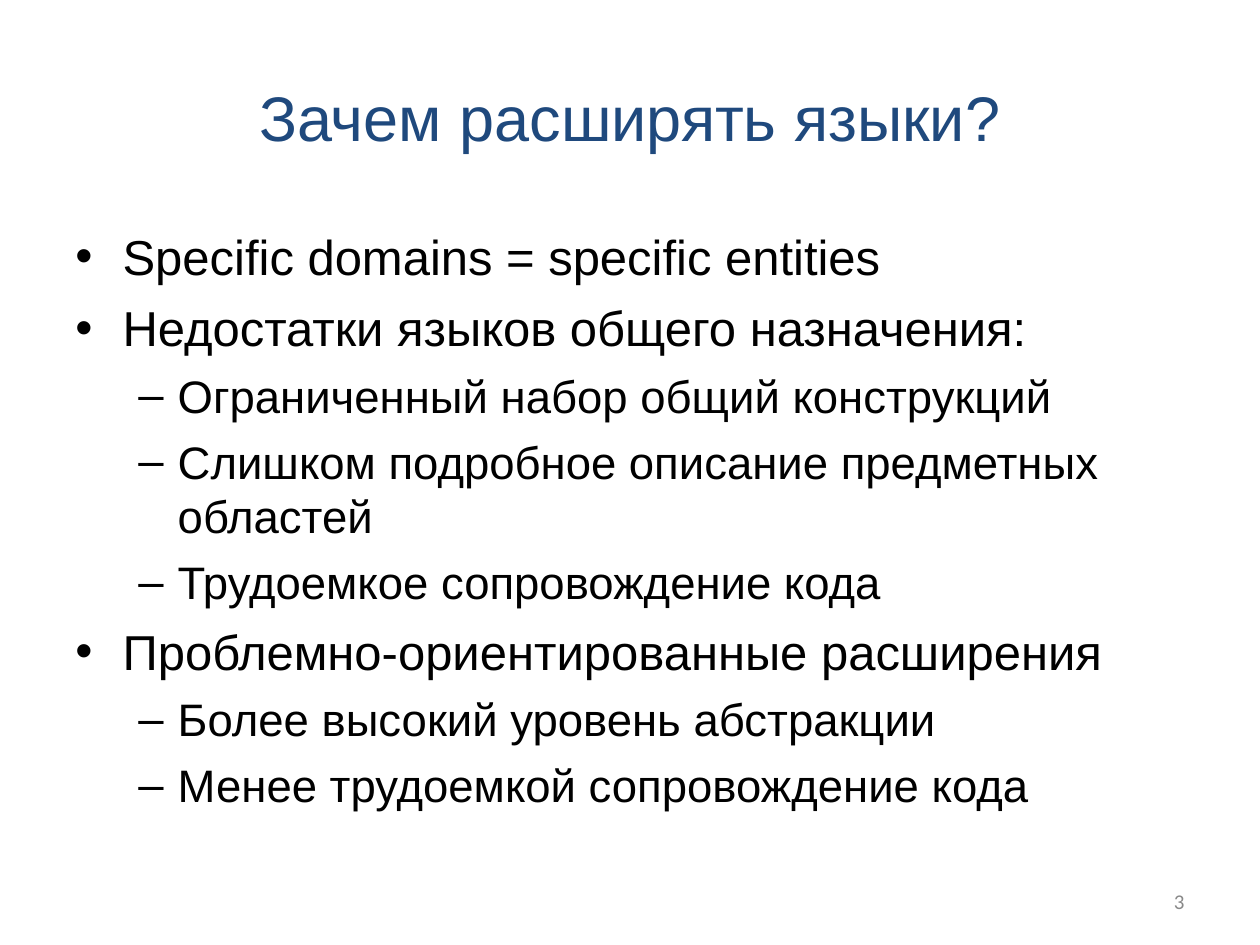
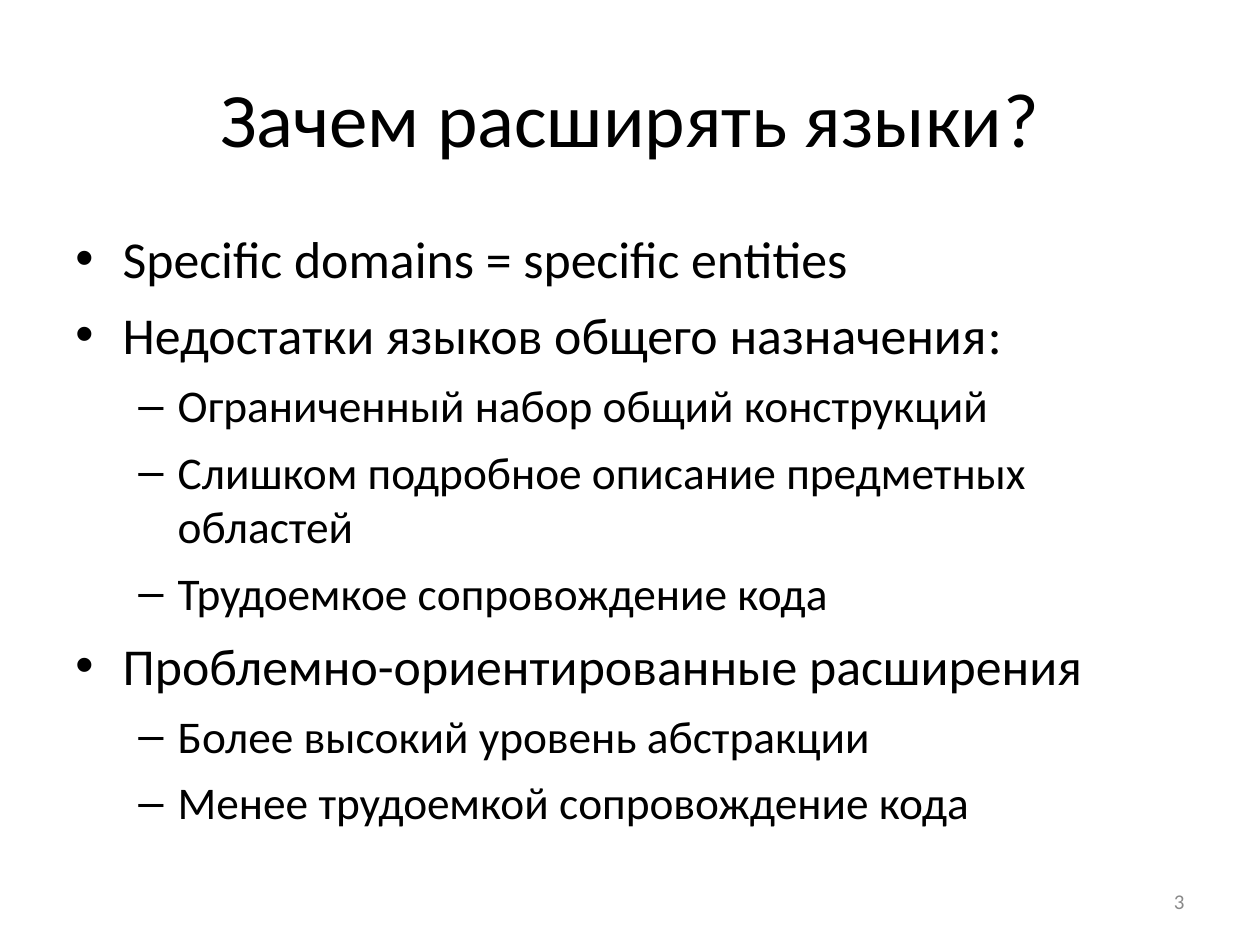
Before and after one commit to mazine/umk, a slide deck: slide 3 of presentations/01-intro.ppt. Drawn at 1260x945 pixels with LibreOffice and Linux fonts; fonts in the diff are those of the drawing. Boxes give left, top, right and bottom in pixels: in the first picture for what was removed or moved away, otherwise in the second. Text is boxed around its words. In the diff, an @@ line names an element or a change of style, - is before the commit and + after.

```diff
--- a/presentations/01-intro.ppt
+++ b/presentations/01-intro.ppt
@@ title "Зачем расширять языки?" at [221,94,1040,160]: size 36 to 44 pt, font Arial to Calibri, text colour #1F497D to #000000 @@
@@ text "Specific domains = specific entities" at [123,242,1082,827]: size 28 to 29.6 pt in "Specific domains = specific entities", "Недостатки языков общего назначения:", "Проблемно-ориентированные расширения"; font Arial to Calibri; size 26 to 25.9 pt in "Ограниченный набор общий конструкций", "Слишком подробное описание предметных областей", "Трудоемкое сопровождение кода", "Более высокий уровень абстракции" and 1 more places; more space between paragraphs @@
```
Also in this commit, not shown: 9 other slides changed, 1 slide added, 1 slide removed, 18 other files.
